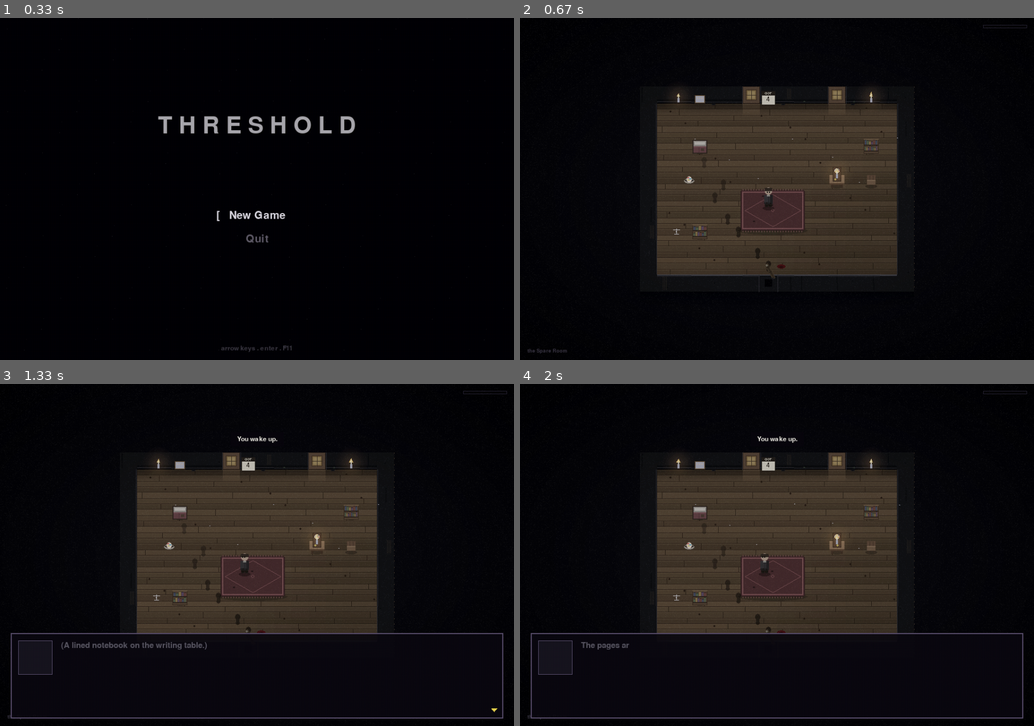
Above: before the commit, frames 1-4 (two rows, left to right).
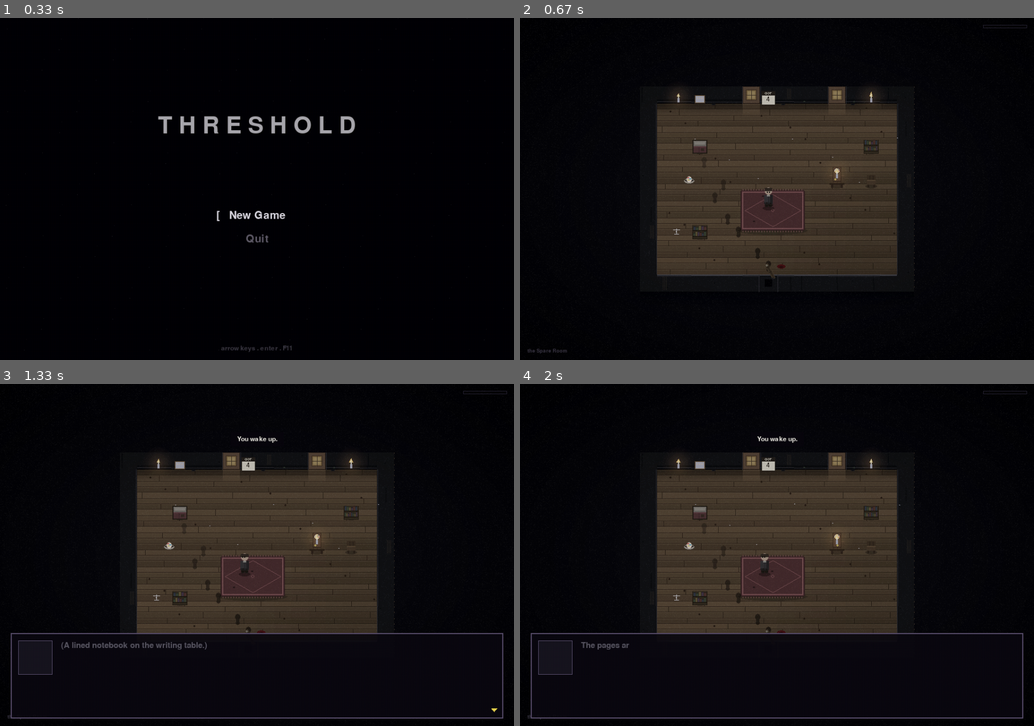
Above: after the commit, the same moments.

Repository: AV-ASU/Threshold
Game: pygame game, started from main.py
The game is run twice, just before and just after one commit, with the same random seed, the same clock (stepped at 60 frames per second) and the same inputs.
Inputs:
- Up to frame 1 (0.33 s): no input
- Up to frame 2 (0.67 s): tap Enter at 0.33 s
- Up to frame 3 (1.33 s): type "ann" at 0.67 s; tap Enter at 1 s; tap Space at 1.22 s
- Up to frame 4 (2 s): type "a" at 1.55 s; tap Enter at 1.68 s

Frame 1 is identical in both runs. In frame 2, 0.3% of the frame differs, in the area x 33-70%, y 35-65%; in frame 3, 0.3%; in frame 4, 0.3%.

Commit message:
Re-tone interior furniture to darkwood (Fear & Hunger vibe)
Darkens + grimes the wood furniture across all interiors to match the
counter: table, chairs, bookshelf case and bed frame drop to a dark,
desaturated wood; the bed's bedding goes dingy rather than bright white;
the bookshelf's books are muted to faded, grimy tones. No more
bright/clean furniture clashing with the lodge's darkwood dread.

https://claude.ai/code/session_01HUbJgATxSor8UL2bsR586A

Diff:
--- a/scenes/base.py
+++ b/scenes/base.py
@@ -365,50 +365,51 @@
         pygame.draw.circle(surf, (100, 100, 110), (rx + 16, ry + 18), 12)
         pygame.draw.circle(surf, (70, 70, 80), (rx + 12, ry + 14), 4)
     elif kind == "bed":
-        # Iron-frame cot, top-down: dark frame, thin mattress with a lit
-        # top edge + foot shadow, a pillow at the head, a heavy blanket
-        # pulled up with a fold, and an old stain that never washed out.
-        pygame.draw.rect(surf, (54, 40, 30), (rx + 2, ry + 4, 28, 26))      # frame
-        pygame.draw.rect(surf, (150, 142, 134), (rx + 4, ry + 6, 24, 22))   # mattress
-        pygame.draw.rect(surf, (172, 164, 156), (rx + 4, ry + 6, 24, 2))    # lit top
-        pygame.draw.rect(surf, (94, 88, 82), (rx + 4, ry + 26, 24, 2))      # foot shadow
-        pygame.draw.rect(surf, (200, 194, 186), (rx + 6, ry + 8, 20, 6))    # pillow
-        pygame.draw.rect(surf, (170, 162, 154), (rx + 6, ry + 13, 20, 1))
-        pygame.draw.rect(surf, (116, 66, 72), (rx + 4, ry + 16, 24, 12))    # blanket
-        pygame.draw.rect(surf, (140, 84, 90), (rx + 4, ry + 16, 24, 2))     # lit edge
-        pygame.draw.line(surf, (92, 50, 56), (rx + 14, ry + 18), (rx + 14, ry + 27), 1)
-        pygame.draw.rect(surf, (84, 60, 46), (rx + 18, ry + 20, 6, 5))      # stain
+        # Iron-frame cot, top-down: dark frame, a dingy thin mattress
+        # with a lit top edge + foot shadow, a grimy pillow, a heavy
+        # dark blanket pulled up with a fold, and an old stain.
+        pygame.draw.rect(surf, (42, 30, 20), (rx + 2, ry + 4, 28, 26))      # frame
+        pygame.draw.rect(surf, (116, 108, 100), (rx + 4, ry + 6, 24, 22))   # mattress
+        pygame.draw.rect(surf, (138, 130, 122), (rx + 4, ry + 6, 24, 2))    # lit top
+        pygame.draw.rect(surf, (70, 64, 58), (rx + 4, ry + 26, 24, 2))      # foot shadow
+        pygame.draw.rect(surf, (146, 138, 130), (rx + 6, ry + 8, 20, 6))    # pillow
+        pygame.draw.rect(surf, (120, 112, 104), (rx + 6, ry + 13, 20, 1))
+        pygame.draw.rect(surf, (90, 48, 52), (rx + 4, ry + 16, 24, 12))     # blanket
+        pygame.draw.rect(surf, (110, 60, 64), (rx + 4, ry + 16, 24, 2))     # lit edge
+        pygame.draw.line(surf, (66, 36, 40), (rx + 14, ry + 18), (rx + 14, ry + 27), 1)
+        pygame.draw.rect(surf, (62, 42, 32), (rx + 18, ry + 20, 6, 5))      # stain
     elif kind == "table":
-        # Plank table: grained top with a lit back edge + shadowed front
-        # lip, two visible legs beneath.
-        pygame.draw.rect(surf, (70, 46, 30), (rx + 5, ry + 22, 4, 8))       # leg
-        pygame.draw.rect(surf, (70, 46, 30), (rx + 23, ry + 22, 4, 8))      # leg
-        pygame.draw.rect(surf, (150, 112, 78), (rx + 2, ry + 6, 28, 18))    # top
-        pygame.draw.rect(surf, (170, 130, 92), (rx + 2, ry + 6, 28, 2))     # lit back
-        pygame.draw.rect(surf, (96, 66, 42), (rx + 2, ry + 21, 28, 3))      # front lip
+        # Plank table in dark, grimy wood: grained top with a lit back
+        # edge + shadowed front lip, two visible legs beneath.
+        pygame.draw.rect(surf, (48, 32, 20), (rx + 5, ry + 22, 4, 8))       # leg
+        pygame.draw.rect(surf, (48, 32, 20), (rx + 23, ry + 22, 4, 8))      # leg
+        pygame.draw.rect(surf, (76, 54, 34), (rx + 2, ry + 6, 28, 18))      # top
+        pygame.draw.rect(surf, (98, 72, 46), (rx + 2, ry + 6, 28, 2))       # lit back
+        pygame.draw.rect(surf, (42, 28, 17), (rx + 2, ry + 21, 28, 3))      # front lip
         for gx in (9, 16, 23):                                             # grain
-            pygame.draw.line(surf, (132, 98, 66),
+            pygame.draw.line(surf, (58, 40, 24),
                              (rx + gx, ry + 9), (rx + gx, ry + 20), 1)
     elif kind == "chair":
-        # Backed wooden chair: legs, a seat with a lit edge, a slatted back.
-        pygame.draw.rect(surf, (70, 48, 32), (rx + 9, ry + 23, 3, 6))       # legs
-        pygame.draw.rect(surf, (70, 48, 32), (rx + 20, ry + 23, 3, 6))
-        pygame.draw.rect(surf, (104, 74, 50), (rx + 8, ry + 6, 16, 9))      # back
-        pygame.draw.line(surf, (76, 52, 34), (rx + 13, ry + 7), (rx + 13, ry + 14), 1)
-        pygame.draw.line(surf, (76, 52, 34), (rx + 19, ry + 7), (rx + 19, ry + 14), 1)
-        pygame.draw.rect(surf, (122, 90, 62), (rx + 8, ry + 15, 16, 9))     # seat
-        pygame.draw.rect(surf, (142, 106, 74), (rx + 8, ry + 15, 16, 2))    # lit seat
+        # Backed wooden chair in dark wood: legs, a seat with a lit
+        # edge, a slatted back.
+        pygame.draw.rect(surf, (48, 32, 20), (rx + 9, ry + 23, 3, 6))       # legs
+        pygame.draw.rect(surf, (48, 32, 20), (rx + 20, ry + 23, 3, 6))
+        pygame.draw.rect(surf, (66, 46, 28), (rx + 8, ry + 6, 16, 9))       # back
+        pygame.draw.line(surf, (44, 30, 18), (rx + 13, ry + 7), (rx + 13, ry + 14), 1)
+        pygame.draw.line(surf, (44, 30, 18), (rx + 19, ry + 7), (rx + 19, ry + 14), 1)
+        pygame.draw.rect(surf, (78, 56, 34), (rx + 8, ry + 15, 16, 9))      # seat
+        pygame.draw.rect(surf, (98, 72, 44), (rx + 8, ry + 15, 16, 2))      # lit seat
     elif kind == "shelf":
-        # Bookshelf: a framed case with a lit top + two shelf boards
-        # (under-shadowed) and rows of leaning books in varied heights
-        # and colours.
-        pygame.draw.rect(surf, (96, 70, 46), (rx + 2, ry + 2, 28, 28))      # case
-        pygame.draw.rect(surf, (60, 42, 26), (rx + 2, ry + 2, 28, 28), 1)
-        pygame.draw.rect(surf, (118, 90, 60), (rx + 2, ry + 2, 28, 2))      # lit top
-        cols = [(120, 60, 55), (66, 78, 110), (78, 104, 72),
-                (150, 120, 60), (100, 70, 110)]
+        # Bookshelf in dark, grimy wood: a framed case with a lit top +
+        # two under-shadowed shelf boards and rows of leaning books in
+        # muted, faded tones.
+        pygame.draw.rect(surf, (62, 46, 28), (rx + 2, ry + 2, 28, 28))      # case
+        pygame.draw.rect(surf, (34, 24, 15), (rx + 2, ry + 2, 28, 28), 1)
+        pygame.draw.rect(surf, (84, 62, 38), (rx + 2, ry + 2, 28, 2))       # lit top
+        cols = [(92, 46, 42), (48, 58, 74), (56, 72, 48),
+                (104, 86, 46), (74, 52, 78)]
         for row, by in enumerate((ry + 4, ry + 15)):
-            pygame.draw.rect(surf, (54, 38, 24), (rx + 3, by + 9, 26, 2))   # shelf board
+            pygame.draw.rect(surf, (36, 26, 15), (rx + 3, by + 9, 26, 2))   # shelf board
             bx = rx + 4
             i = 0
             while bx < rx + 27:
